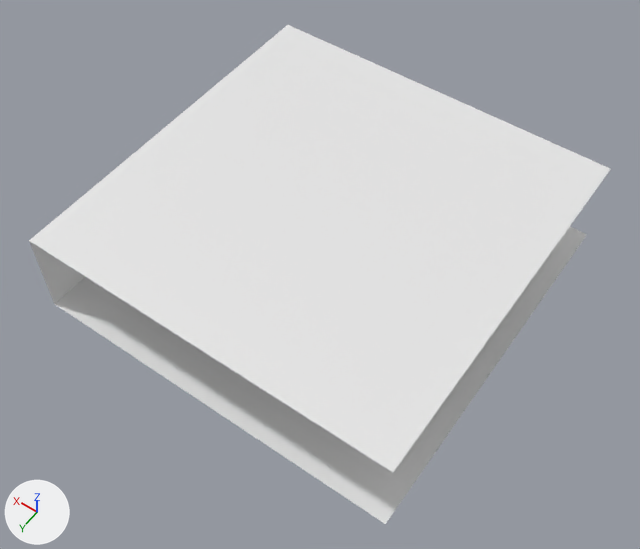
One commit to the FBX model Assets/_Project/Models/Finals/floor.fbx: the scene before it, then after it.
Rendered twice from a 50 mm lens placed at (-1.29, 2.76, 7.29), pointed at (1.91, -1.71, 0.27). Arrows for +X, +Y and +Z are at lower left; the lights stay in place. The older version comes first. Where no turn or scale is listed for an object, it has been applied to the vertices.

The first picture shows 'floor'.
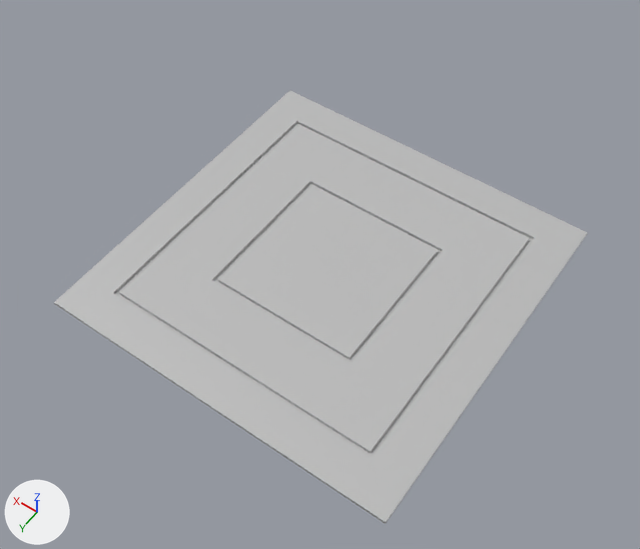
The change, as JSON lines over the scene's bpy script:
```json
{"op": "add", "block": "mat_lambert1", "code": ["mat_lambert1 = principled_material('lambert1')", "mat_lambert1.base_color = (0.5, 0.5, 0.5)  # grey #bcbcbc"]}
{"block": "me_mesh", "where": "# used by ob_floor; location = (0.0, 0.0, 0.0)"}
{"op": "remove", "block": "me_mesh", "code": "me_mesh.from_pydata(...)  # 8 vertices, 3 faces; spans x 0.0..4.0, y -4.0..0.0, z 0.0..1.0"}
{"op": "remove", "block": "me_mesh", "code": "me_mesh.materials.append(mat_openpbr_shader2)  # white #e7e7e7"}
{"op": "add", "block": "me_mesh", "code": "me_mesh.from_pydata(...)  # 40 vertices, 46 faces; spans x 0.0..4.0, y -4.0..0.0, z 0.0..0.06"}
{"block": "me_mesh", "change": "me_mesh part 1"}
{"block": "me_mesh", "change": "4 vertices are removed from x 0.0..4.0, y -4.0..0.0, z 1.0"}
{"block": "me_mesh", "change": "3 faces are deleted"}
{"block": "me_mesh", "change": "36 vertices are added at x 0.0..4.0, y -4.0..0.0, z 0.03..0.06"}
{"block": "me_mesh", "change": "46 new faces join them"}
{"block": "me_mesh", "change": "me_mesh part 2: 1 face spanning x 0.0..4.0, y -4.0..0.0, z 0.0 switches from mat_openpbr_shader2 (white #e7e7e7) to mat_lambert1 (grey #bcbcbc)"}
{"op": "add", "block": "me_mesh", "code": "me_mesh.materials.append(mat_lambert1)  # grey #bcbcbc"}
```

Changed parts and their boxes (x1, y1, x2, y2) in the pictures (640 x 549 px):
```json
{"object": "floor", "change": "reshaped", "before": [29, 25, 611, 524], "after": [54, 91, 587, 524], "on screen": "8% narrower, 13% shorter"}
{"part": 1, "of": "me_mesh", "change": "cut back", "before": [29, 25, 611, 472], "after": [54, 91, 587, 524]}
{"part": 2, "of": "me_mesh", "change": "recoloured", "before": [55, 227, 587, 524]}
```
